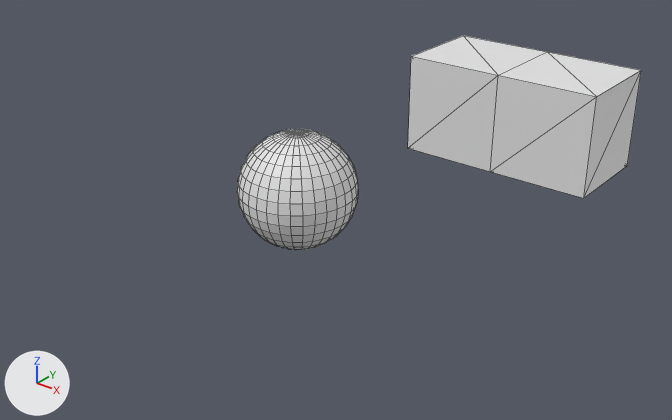
One commit to the Blender file RnD/scenes/GLD_scripting.blend: the scene before it, then after it.
Camera for both pictures: a camera (50 mm lens) standing at (9.26, -10.56, 6.42) and looking at (0.43, 0.47, -0.42). The axes (+X, +Y, +Z) are drawn at lower left. The lights are the same throughout. The picture after the commit comes second. Mesh edges are drawn as thin lines.
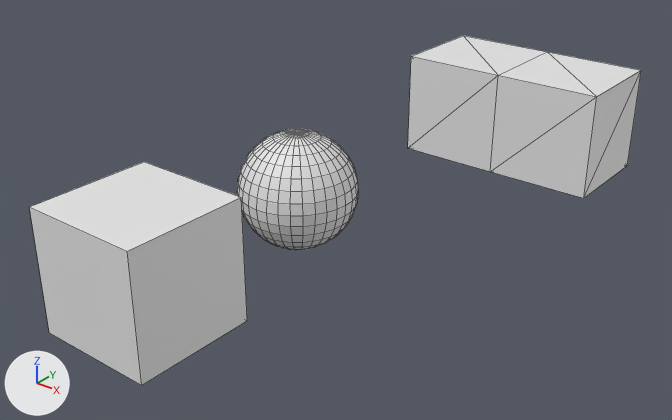
Pixel boxes [x1, y1, x2, y2] of what changed, in the pictures (672 x 420 px):
'Sphere', reshaped (170% wider, 111% taller)
    before: [237, 129, 358, 250]
    after: [29, 129, 358, 385]
part 1 of me_sphere, added
    after: [29, 162, 247, 385]

Patch to the scene script:
```diff
--- a/RnD/scenes/GLD_scripting.blend.py
+++ b/RnD/scenes/GLD_scripting.blend.py
@@ me_sphere @@
 # used by ob_sphere; location = (0.0, 0.0, 0.0)
-me_sphere.from_pydata(...)  # 482 vertices, 512 faces; spans x -1.0..1.0, y -1.0..1.0, z -1.0..1.0
+me_sphere.from_pydata(...)  # 490 vertices, 518 faces; spans x -1.0..1.0, y -4.32..1.0, z -1.0..1.0
+# me_sphere part 1: a new loose piece, a box spanning x -1.0..1.0, y -4.32..-2.32, z -1.0..1.0
```
